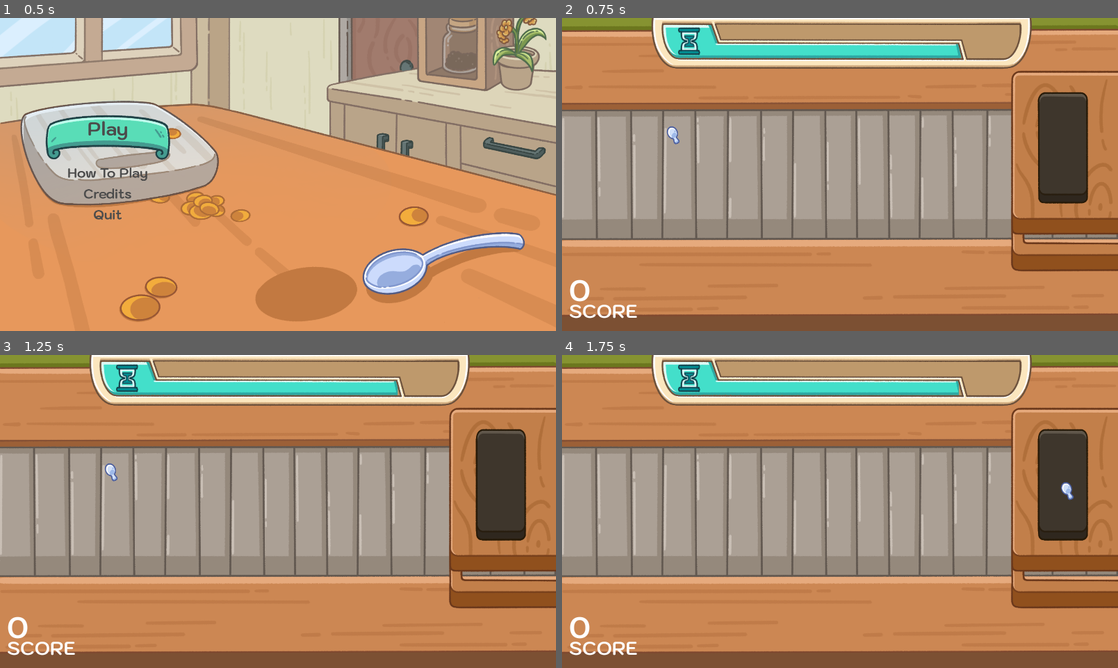
Above: before the commit, frames 1-4 (two rows, left to right).
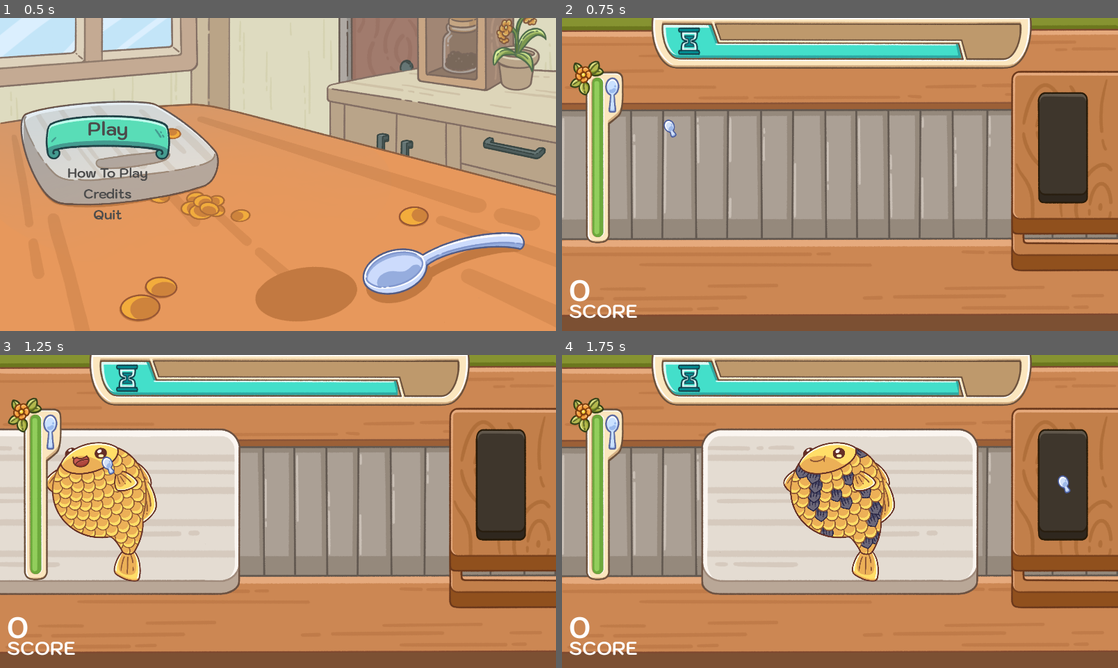
Above: after the commit, the same moments.

Repository: RocKIn0X/gameoff-2023-scale
Game: Godot game, scene res://Scenes/lobby.tscn
The game is run twice, just before and just after one commit, with the same random seed, the same clock (stepped at 60 frames per second) and the same inputs. Sound files missing from this copy of the repository are replaced by a short silence.
Inputs (mouse positions are in pixels of both pictures, inside the frame that each line leads up to):
- Up to frame 1 (0.5 s): no input
- Up to frame 2 (0.75 s): click "Play" at 0.5 s
- Up to frame 3 (1.25 s): no input
- Up to frame 4 (1.75 s): move the mouse to (1062, 483) at 1.27 s

Frame 1 is identical in both runs. In frame 2, 3.1% of the frame differs, in the area x 1-22%, y 13-72%; in frame 3, 23%; in frame 4, 29%, in the area x 1-92%, y 13-77%.

Commit message:
Revert "Add point effects # Conflicts: #	Scenes/Scales/scale_fish4.tscn"
This reverts commit acd49a40aa5644a42a774dc3bb86640350076466.

Diff:
--- a/Scenes/Effects/point_effect.tscn
+++ /dev/null
@@ -1,19 +0,0 @@
-[gd_scene load_steps=3 format=3 uid="uid://cugwoxcqlbphj"]
-
-[ext_resource type="Script" path="res://Scripts/point_effect.gd" id="1_vc1wr"]
-[ext_resource type="FontFile" uid="uid://dqp4nvjk7nnxx" path="res://Sources/Fonts/Kodchasan-Bold.ttf" id="2_db2uf"]
-
-[node name="PointEffect" type="Node2D" node_paths=PackedStringArray("text")]
-script = ExtResource("1_vc1wr")
-text = NodePath("Point")
-
-[node name="Point" type="Label" parent="."]
-layout_direction = 2
-offset_right = 93.0
-offset_bottom = 67.0
-size_flags_horizontal = 0
-size_flags_vertical = 8
-theme_override_fonts/font = ExtResource("2_db2uf")
-theme_override_font_sizes/font_size = 48
-text = "+99"
-vertical_alignment = 2
--- a/Scenes/Scales/scale_fish2.tscn
+++ b/Scenes/Scales/scale_fish2.tscn
@@ -1,8 +1,7 @@
-[gd_scene load_steps=8 format=3 uid="uid://dtgo1qn2hptd3"]
+[gd_scene load_steps=7 format=3 uid="uid://dtgo1qn2hptd3"]
 
 [ext_resource type="Script" path="res://Scripts/scales/scale_v2.gd" id="1_ogjde"]
-[ext_resource type="PackedScene" uid="uid://c0rlm0qh78tmx" path="res://Scenes/Effects/trail_effect.tscn" id="2_c52wt"]
-[ext_resource type="PackedScene" uid="uid://cugwoxcqlbphj" path="res://Scenes/Effects/point_effect.tscn" id="3_a0ybi"]
+[ext_resource type="PackedScene" uid="uid://c0rlm0qh78tmx" path="res://Scenes/trail_effect.tscn" id="2_rn1ri"]
 [ext_resource type="Texture2D" uid="uid://gbb32a5f0lys" path="res://Sources/Sprites/Fish/2/Scales/Fish_medium_Scales_S01_A1_N_N.png" id="3_bv88l"]
 [ext_resource type="Texture2D" uid="uid://c3ksytvk35wtq" path="res://Sources/Sprites/Fish/2/Scales/Fish_medium_Scales_S01_A2_N_N.png" id="4_yp643"]
 
@@ -33,8 +32,7 @@
 hit_blink_ms = 100
 hit_color = Color(0.678431, 0, 0, 1)
 bounce_force = 300000.0
-trail_prefab = ExtResource("2_c52wt")
-point_prefab = ExtResource("3_a0ybi")
+trail_prefab = ExtResource("2_rn1ri")
 
 [node name="CollisionShape2D" type="CollisionShape2D" parent="."]
 shape = SubResource("RectangleShape2D_3d7x3")
--- a/Scenes/Scales/scale_fish3.tscn
+++ b/Scenes/Scales/scale_fish3.tscn
@@ -1,9 +1,8 @@
-[gd_scene load_steps=8 format=3 uid="uid://d20ljju6ksg4h"]
+[gd_scene load_steps=7 format=3 uid="uid://d20ljju6ksg4h"]
 
 [ext_resource type="Script" path="res://Scripts/scales/scale_v2.gd" id="1_in53o"]
-[ext_resource type="PackedScene" uid="uid://c0rlm0qh78tmx" path="res://Scenes/Effects/trail_effect.tscn" id="2_tqqnp"]
+[ext_resource type="PackedScene" uid="uid://c0rlm0qh78tmx" path="res://Scenes/trail_effect.tscn" id="2_5cj0a"]
 [ext_resource type="Texture2D" uid="uid://c3yy4gmv3brun" path="res://Sources/Sprites/Fish/3/Fish_mis_Scales_S01_A1_N_N.png" id="3_3mkg6"]
-[ext_resource type="PackedScene" uid="uid://cugwoxcqlbphj" path="res://Scenes/Effects/point_effect.tscn" id="3_gqes1"]
 [ext_resource type="Texture2D" uid="uid://hb5eaqhukqxi" path="res://Sources/Sprites/Fish/3/Fish_mis_Scales_S01_A2_N_N.png" id="4_m5m0t"]
 
 [sub_resource type="RectangleShape2D" id="RectangleShape2D_3d7x3"]
@@ -33,8 +32,7 @@
 hit_blink_ms = 100
 hit_color = Color(0.678431, 0, 0, 1)
 bounce_force = 300000.0
-trail_prefab = ExtResource("2_tqqnp")
-point_prefab = ExtResource("3_gqes1")
+trail_prefab = ExtResource("2_5cj0a")
 
 [node name="CollisionShape2D" type="CollisionShape2D" parent="."]
 shape = SubResource("RectangleShape2D_3d7x3")
--- a/Scenes/Scales/scale_fish4.tscn
+++ b/Scenes/Scales/scale_fish4.tscn
@@ -1,7 +1,7 @@
-[gd_scene load_steps=8 format=3 uid="uid://cgpbarx7npjh2"]
+[gd_scene load_steps=7 format=3 uid="uid://cgpbarx7npjh2"]
 
 [ext_resource type="Script" path="res://Scripts/scales/scale_v2.gd" id="1_3b5su"]
-[ext_resource type="PackedScene" uid="uid://c0rlm0qh78tmx" path="res://Scenes/Effects/trail_effect.tscn" id="2_kgbvm"]
+[ext_resource type="PackedScene" uid="uid://c0rlm0qh78tmx" path="res://Scenes/trail_effect.tscn" id="2_rbley"]
 [ext_resource type="Texture2D" uid="uid://ch6mamymt3k3s" path="res://Sources/Sprites/Fish/4/Fish_big_Scales_S01_A2_N_N.png" id="3_ib5sp"]
 [ext_resource type="Texture2D" uid="uid://clhixe3w11xmu" path="res://Sources/Sprites/Fish/4/Fish_big_Scales_S01_A1_N_N.png" id="3_l1vei"]
 
@@ -32,8 +32,7 @@
 hit_blink_ms = 100
 hit_color = Color(0.678431, 0, 0, 1)
 bounce_force = 300000.0
-trail_prefab = ExtResource("2_kgbvm")
-point_prefab = ExtResource("3_nupiw")
+trail_prefab = ExtResource("2_rbley")
 
 [node name="CollisionShape2D" type="CollisionShape2D" parent="."]
 shape = SubResource("RectangleShape2D_3d7x3")
--- a/Scenes/Scales/scale_fish5.tscn
+++ b/Scenes/Scales/scale_fish5.tscn
@@ -1,8 +1,7 @@
-[gd_scene load_steps=8 format=3 uid="uid://cydf1g38h8uup"]
+[gd_scene load_steps=7 format=3 uid="uid://cydf1g38h8uup"]
 
 [ext_resource type="Script" path="res://Scripts/scales/scale_v2.gd" id="1_l1n2n"]
-[ext_resource type="PackedScene" uid="uid://c0rlm0qh78tmx" path="res://Scenes/Effects/trail_effect.tscn" id="2_x5pmp"]
-[ext_resource type="PackedScene" uid="uid://cugwoxcqlbphj" path="res://Scenes/Effects/point_effect.tscn" id="3_bcsfx"]
+[ext_resource type="PackedScene" uid="uid://c0rlm0qh78tmx" path="res://Scenes/trail_effect.tscn" id="2_30ewn"]
 [ext_resource type="Texture2D" uid="uid://c0l32khdcv6r5" path="res://Sources/Sprites/Fish/5/Fish_bigget_Scales_S01_A1_N_N.png" id="3_w0kho"]
 [ext_resource type="Texture2D" uid="uid://bi0o2cj6v7os3" path="res://Sources/Sprites/Fish/5/Fish_bigget_Scales_S01_A2_N_N.png" id="4_46a7n"]
 
@@ -33,8 +32,7 @@
 hit_blink_ms = 100
 hit_color = Color(0.678431, 0, 0, 1)
 bounce_force = 300000.0
-trail_prefab = ExtResource("2_x5pmp")
-point_prefab = ExtResource("3_bcsfx")
+trail_prefab = ExtResource("2_30ewn")
 
 [node name="CollisionShape2D" type="CollisionShape2D" parent="."]
 shape = SubResource("RectangleShape2D_3d7x3")
--- a/Scenes/Scales/scale_hard.tscn
+++ b/Scenes/Scales/scale_hard.tscn
@@ -1,8 +1,7 @@
-[gd_scene load_steps=8 format=3 uid="uid://cukng6kn3nnee"]
+[gd_scene load_steps=7 format=3 uid="uid://cukng6kn3nnee"]
 
 [ext_resource type="Script" path="res://Scripts/scales/scale_v2.gd" id="1_rcqq3"]
-[ext_resource type="PackedScene" uid="uid://c0rlm0qh78tmx" path="res://Scenes/Effects/trail_effect.tscn" id="2_xnm7d"]
-[ext_resource type="PackedScene" uid="uid://cugwoxcqlbphj" path="res://Scenes/Effects/point_effect.tscn" id="3_880ey"]
+[ext_resource type="PackedScene" uid="uid://c0rlm0qh78tmx" path="res://Scenes/trail_effect.tscn" id="2_vow0v"]
 [ext_resource type="Texture2D" uid="uid://bp6kwe1p1ahps" path="res://Sources/Sprites/Fish/1/Scales/Fish Scales_A1_N_R.png" id="3_eyu25"]
 [ext_resource type="Texture2D" uid="uid://bkq5xus5gq6tv" path="res://Sources/Sprites/Fish/1/Scales/Fish Scales_A2_N_R.png" id="4_2b2mw"]
 
@@ -34,8 +33,7 @@
 hit_blink_ms = 100
 hit_color = Color(0.678431, 0, 0, 1)
 bounce_force = 300000.0
-trail_prefab = ExtResource("2_xnm7d")
-point_prefab = ExtResource("3_880ey")
+trail_prefab = ExtResource("2_vow0v")
 
 [node name="CollisionShape2D" type="CollisionShape2D" parent="."]
 shape = SubResource("RectangleShape2D_ohwa4")
--- a/Scenes/Scales/scale_v2.tscn
+++ b/Scenes/Scales/scale_v2.tscn
@@ -1,9 +1,8 @@
-[gd_scene load_steps=8 format=3 uid="uid://dnwxm4q2m7q1i"]
+[gd_scene load_steps=7 format=3 uid="uid://dnwxm4q2m7q1i"]
 
 [ext_resource type="Script" path="res://Scripts/scales/scale_v2.gd" id="1_mrqpy"]
-[ext_resource type="PackedScene" uid="uid://c0rlm0qh78tmx" path="res://Scenes/Effects/trail_effect.tscn" id="2_7cyjs"]
+[ext_resource type="PackedScene" uid="uid://c0rlm0qh78tmx" path="res://Scenes/trail_effect.tscn" id="2_n780w"]
 [ext_resource type="Texture2D" uid="uid://btgoq1ljnqipe" path="res://Sources/Sprites/Fish/1/Scales/Fish Scales_S01_A1_N_N.png" id="3_kovmw"]
-[ext_resource type="PackedScene" uid="uid://cugwoxcqlbphj" path="res://Scenes/Effects/point_effect.tscn" id="3_ufr6k"]
 [ext_resource type="Texture2D" uid="uid://xskpyc8hkpfi" path="res://Sources/Sprites/Fish/1/Scales/Fish Scales_S01_A2_N_N.png" id="4_b7n6b"]
 
 [sub_resource type="RectangleShape2D" id="RectangleShape2D_ohwa4"]
@@ -33,8 +32,7 @@
 hit_blink_ms = 100
 hit_color = Color(0.678431, 0, 0, 1)
 bounce_force = 300000.0
-trail_prefab = ExtResource("2_7cyjs")
-point_prefab = ExtResource("3_ufr6k")
+trail_prefab = ExtResource("2_n780w")
 
 [node name="CollisionShape2D" type="CollisionShape2D" parent="."]
 shape = SubResource("RectangleShape2D_ohwa4")
--- a/Scenes/scale_remover.tscn
+++ b/Scenes/scale_remover.tscn
@@ -13,10 +13,9 @@
 broken = ExtResource("3_8dra4")
 
 [node name="CollisionShape2D" type="CollisionShape2D" parent="."]
-position = Vector2(12, 23)
+position = Vector2(4.76837e-07, 0)
 scale = Vector2(3, 3)
 shape = SubResource("RectangleShape2D_2igi5")
 
 [node name="Sprite2D" type="Sprite2D" parent="."]
-position = Vector2(11, 23)
 texture = ExtResource("2_nc1qf")
--- a/Scripts/point_effect.gd
+++ /dev/null
@@ -1,13 +0,0 @@
-extends Node2D
-
-@export var text: Label;
-@export var points_val: int;
-
-func _ready():
-	text.text = "+%s" % points_val
-
-func _physics_process(delta):
-	text.position.y -= delta * 50
-	text.self_modulate.a -= delta * 0.5
-	if text.self_modulate.a <= 0.0:
-		queue_free()
--- a/Scripts/scales/scale_v2.gd
+++ b/Scripts/scales/scale_v2.gd
@@ -12,12 +12,10 @@
 @export var bounce_force: float = 50000.0
 @export var bounce_ms: int = 500;
 @export var trail_prefab: PackedScene
-@export var point_prefab: PackedScene
 
 var is_fx := false
 var hit_time: float
 var trail : Node
-var point_fx : Node
 
 func _ready():
 	$AnimatedSprite2D.play("idle")
@@ -55,14 +53,9 @@
 	apply_force(rand_force)
 	trail = trail_prefab.instantiate()
 	trail.tracked_object = self
-	trail.position = Vector2.ZERO
-	trail.global_position = Vector2.ZERO
-	point_fx = point_prefab.instantiate()
-	point_fx.points_val = get_point()
-	point_fx.position = Vector2.ZERO
-	point_fx.global_position = global_position
+	trail.position = Vector2(0, 0)
+	trail.global_position = Vector2(0, 0)
 	$"..".add_child(trail)
-	$"/root".add_child(point_fx)
 	reparent(get_tree().root) # Override masking
 
 
Not shown: 2 places in Scenes/trail_effect.tscn that only renumber resources
